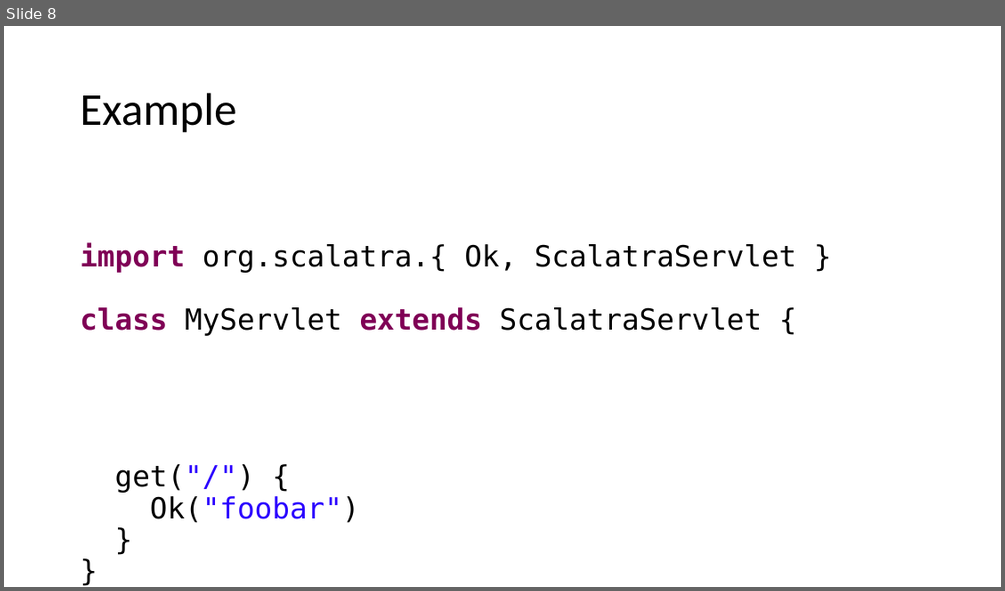
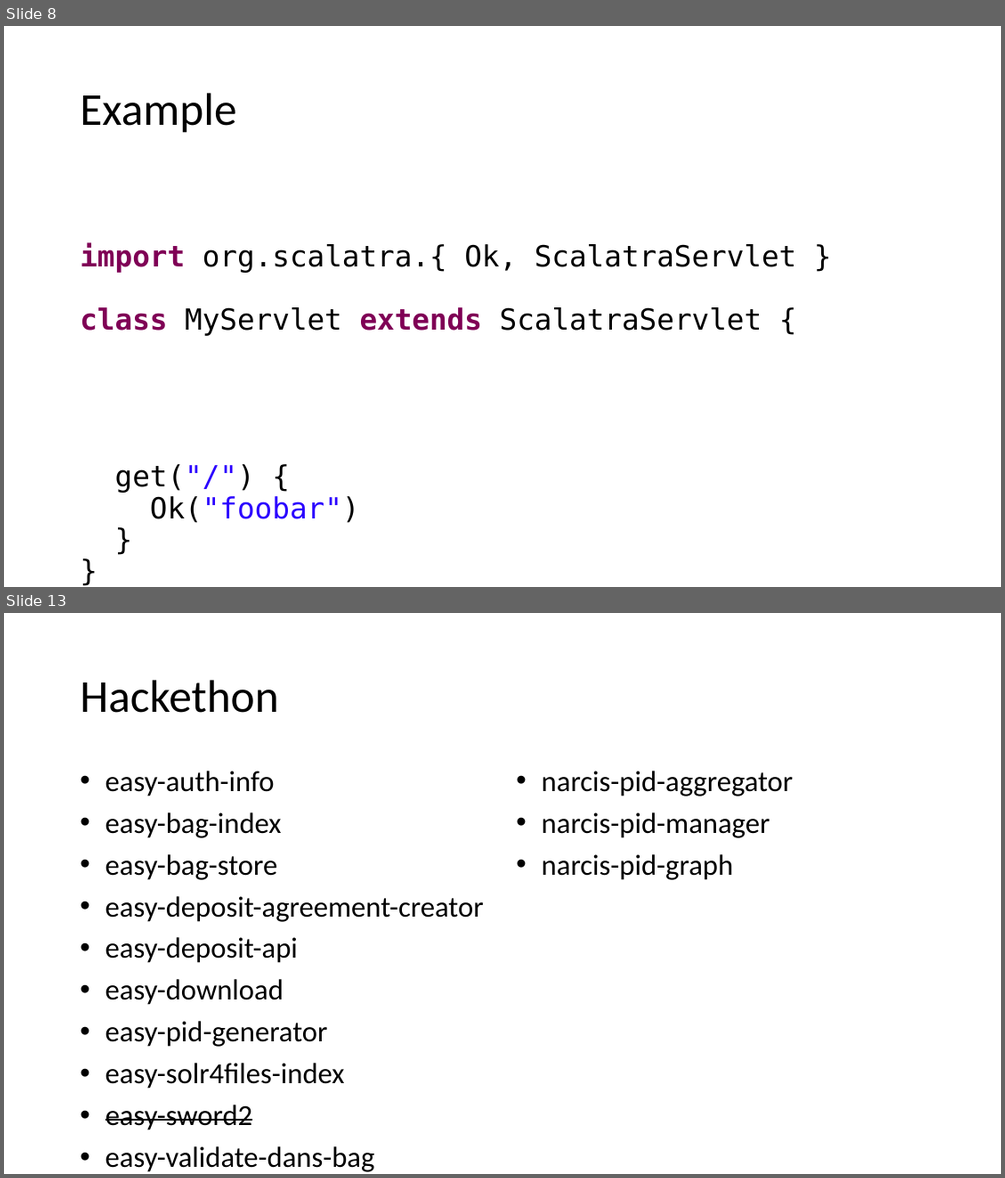
Before and after one commit to DANS-KNAW/course-scalatra-servlet-logging, a slide deck: Presentation.pptx. Shown one above the other, each under a label of ours: slide 8 before the commit, slides 8 and 13 after it; the slides between them are not shown. The pictures are 1005x591 and 1005x1178 pixels, drawn with LibreOffice and Linux fonts; fonts in the diff are those of the drawing. Boxes give left, top, right and bottom in pixels: in the first picture for what was removed or moved away, otherwise in the second. Text is boxed around its words. In the diff, an @@ line names an element or a change of style, - is before the commit and + after.

```diff
--- a/Presentation.pptx
+++ b/Presentation.pptx
@@ slide 13 added at (x1=4, y1=613, x2=1001, y2=1174), background #FFFFFF @@
@@ title added at (x1=80, y1=680, x2=278, y2=713), 44 pt, text #000000 @@
+Hackethon
@@ text added at (x1=105, y1=771, x2=484, y2=1172), 28 pt, text #000000 @@
+• easy-auth-info
+• easy-bag-index
+• easy-bag-store
+• easy-deposit-agreement-creator
+• easy-deposit-api
+• easy-download
+• easy-pid-generator
+• easy-solr4files-index
+• easy-sword2
+• easy-validate-dans-bag
@@ text added at (x1=542, y1=771, x2=793, y2=880), 28 pt, text #000000 @@
+• narcis-pid-aggregator
+• narcis-pid-manager
+• narcis-pid-graph
```
Also in this commit, not shown: 9 slides changed, 1 other slide added, 1 other file.
